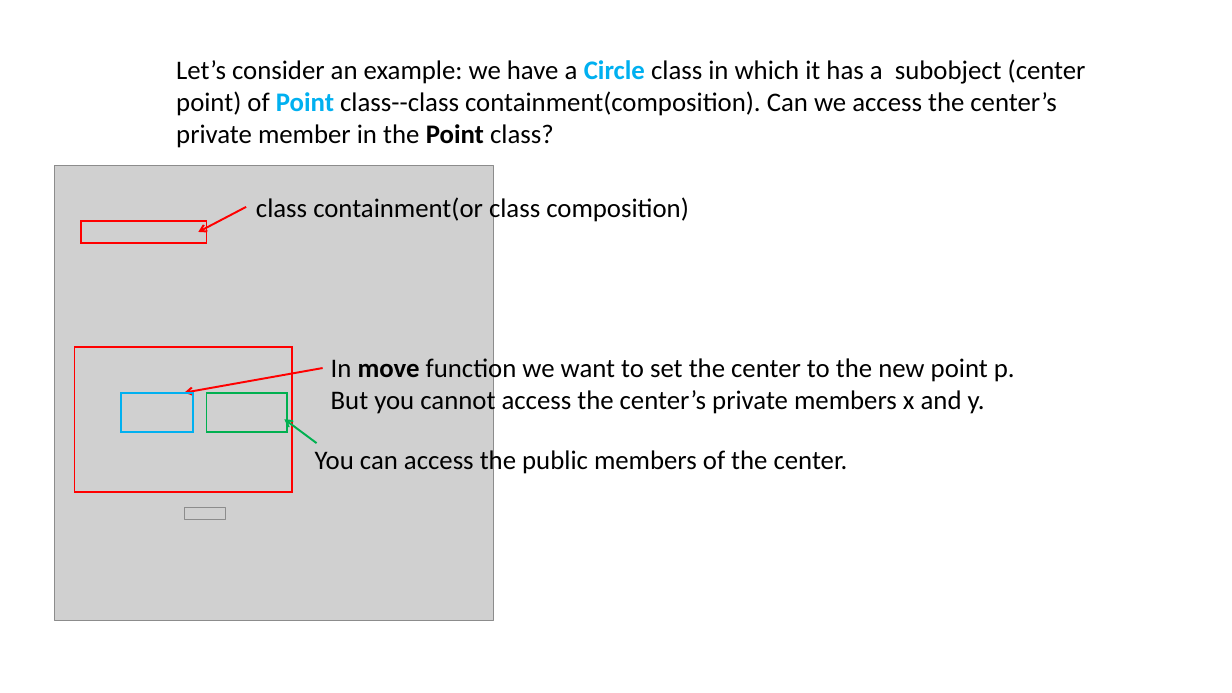
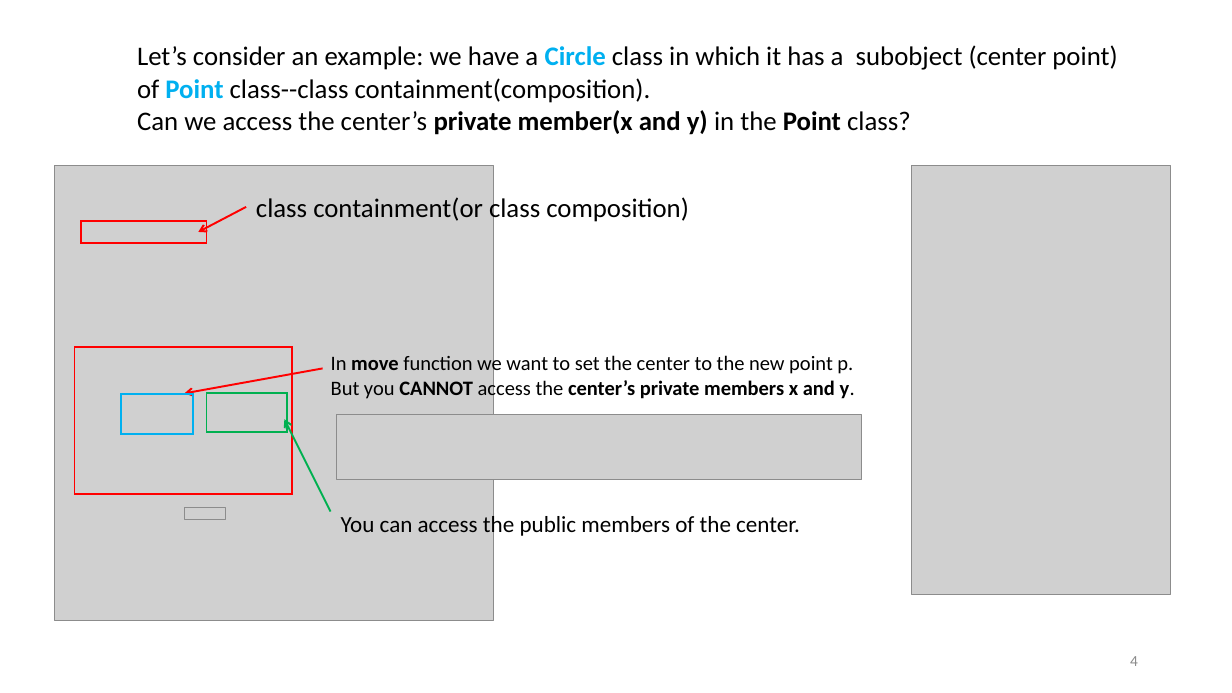
Before and after one commit to ShiqiYu/CPP, a slide deck: slide 4 of week15/Lab15.pptx. Drawn at 1232x693 pixels with LibreOffice and Linux fonts; fonts in the diff are those of the drawing; grey boxes stand for pictures; background and template pictures are left out. Boxes give left, top, right and bottom in pixels: in the first picture for what was removed or moved away, otherwise in the second. Text is boxed around its words. In the diff, an @@ line names an element or a change of style, - is before the commit and + after.

```diff
--- a/week15/Lab15.pptx
+++ b/week15/Lab15.pptx
@@ text at (137,45,1117,135): text changed @@
-Let’s consider an example: we have a Circle class in which it has a subobject (center point) of Point class--class containment(composition). Can we access the center’s private member in the Point class?
+Let’s consider an example: we have a Circle class in which it has a subobject (center point) of Point class--class containment(composition).
+Can we access the center’s private member(x and y) in the Point class?
@@ picture added at (911,165,1171,594) @@
@@ text at (331,353,853,376): size 20.9 to 16 pt in "In move function we want to set ..." @@
@@ text at (331,378,855,401): text changed; size 20.9 to 16 pt; bold on @@
-But you cannot access the center’s private members x and y.
+But you CANNOT access the center’s private members x and y.
@@ picture added at (337,415,862,480) @@
@@ arrow moved from (317, 444) - (285, 420) to (331, 512) - (285, 420) @@
@@ text "You can access the public ...": place and size @@
-text "You can access the public ..." at (315,447,848,476)
+text "You can access the public ..." at (341,512,800,538)
@@ text "You can access the public ..." at (341,512,800,538): size 20.9 to 18 pt @@
@@ page number added at (1130,656,1138,666), 12 pt, text #8C8C8C @@
+4
```
Also in this commit, not shown: 18 other slides changed, 2 slides added, 3 slides removed, 3 other files.
